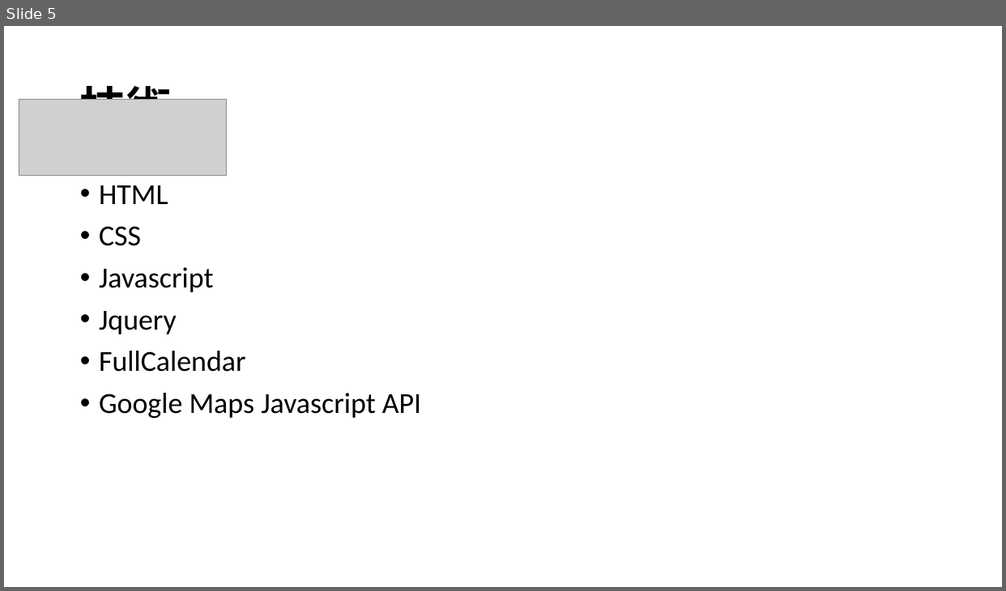
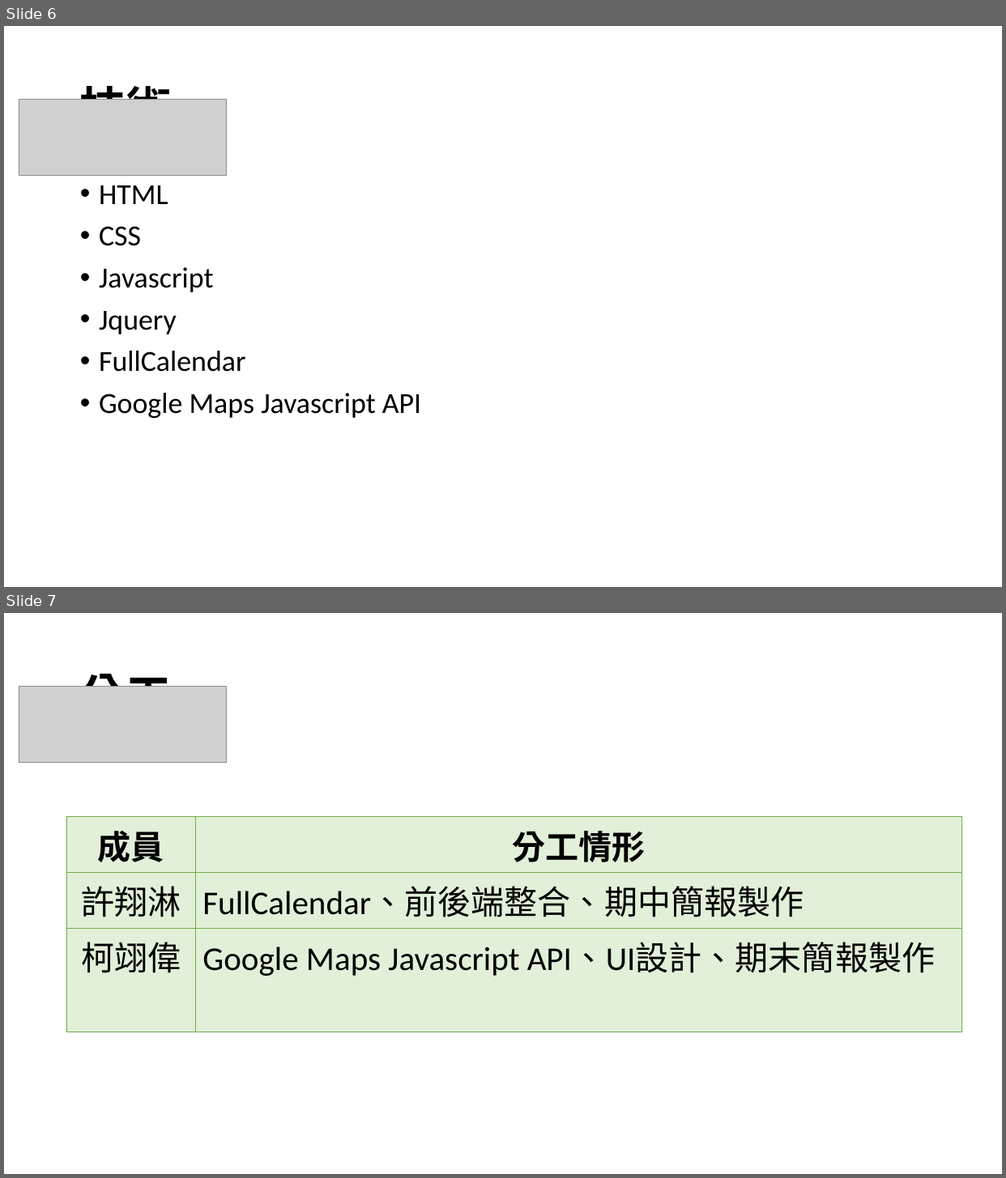
Before and after one commit to isr10132/TripMap, a slide deck: 00457011-00457118.pptx. Shown one above the other, each under a label of ours: slide 5 before the commit, slides 6 and 7 after it. The pictures are 1006x591 and 1006x1178 pixels, drawn with LibreOffice and Linux fonts; fonts in the diff are those of the drawing; grey boxes stand for pictures; background and template pictures are left out. Boxes give left, top, right and bottom in pixels: in the first picture for what was removed or moved away, otherwise in the second. Text is boxed around its words. In the diff, an @@ line names an element or a change of style, - is before the commit and + after.

```diff
--- a/00457011-00457118.pptx
+++ b/00457011-00457118.pptx
@@ slide 7 added at <box>4,613,1002,1174</box>, background picture (left out) @@
@@ title added at <box>80,666,172,687</box>, 44 pt, text #000000, bold @@
+分工
@@ picture added at <box>19,687,226,762</box> @@
@@ table added at <box>67,816,962,979</box>, 3 rows, 2 columns @@
+成員 | 分工情形
+許翔淋 | FullCalendar、前後端整合、期中簡報製作
+柯翊偉 | Google Maps Javascript API、UI設計、期末簡報製作
@@ what was slide 5 is now slide 6 @@
```
Also in this commit, not shown: 1 slide changed, 2 other slides added, 1 other file.
